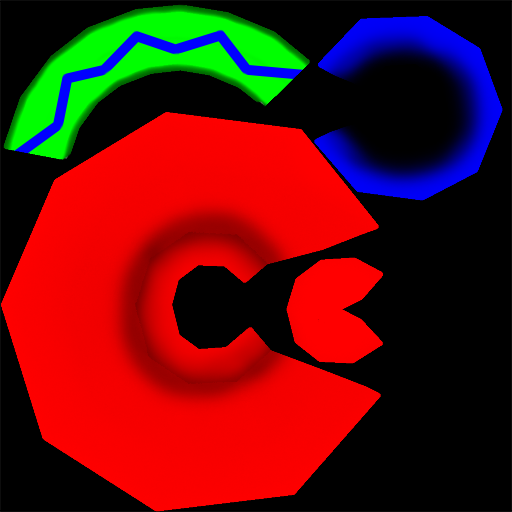
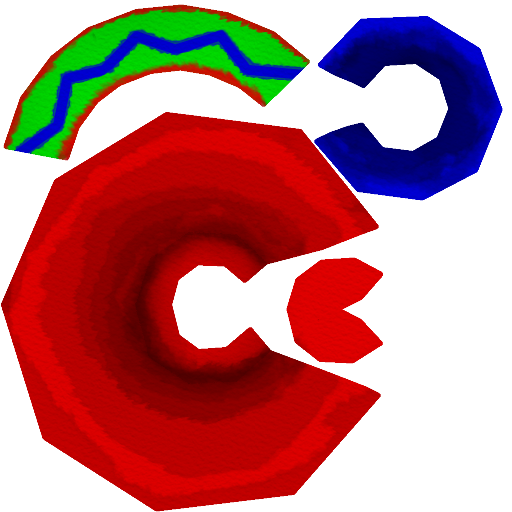
Revision of a layered (512, 512) image; what changed, layer by layer:
added layer "Capa 3" (multiply) in group "Group 1" over (0, 0, 511, 511)
added layer "Capa 1" in group "Group 1" over (0, 21, 501, 512)
moved "Sh_Hat_MexicanAmbient Occlusion _MR_" above "Shape 8", painted on it over (0, 0, 512, 512)
painted on "Shape 8" over (13, 27, 316, 161)
added layer "Capa 2" in group "Group 1" over (0, 0, 335, 193)
hid "Layer 1" over (0, 0, 512, 512)
